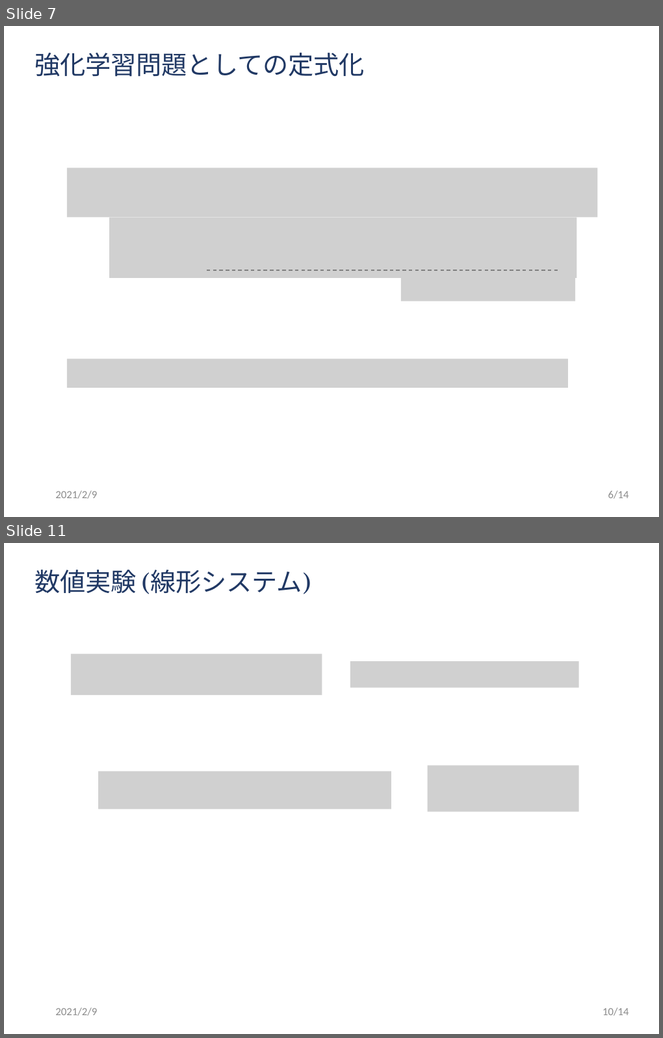
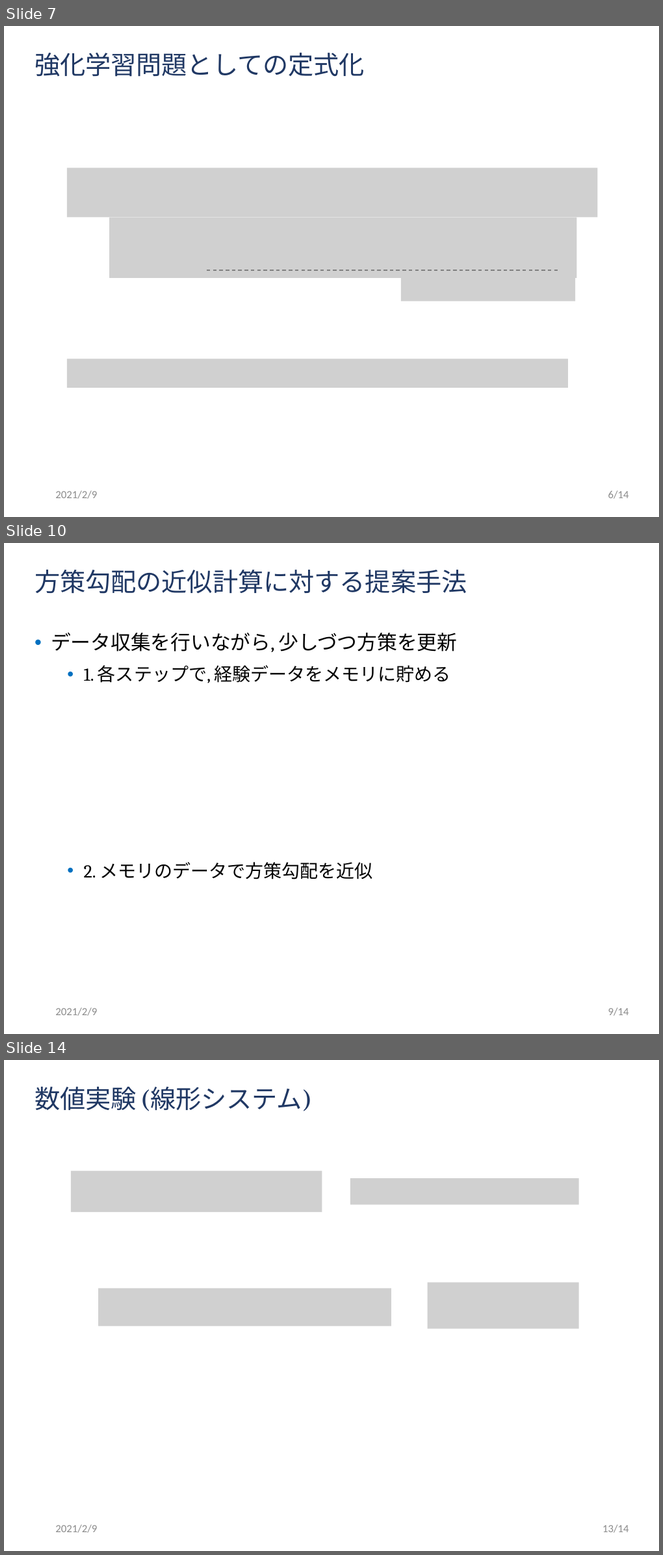
Before and after one commit to ibuki1024/thesis, a slide deck: slide/master.pptx. Shown one above the other, each under a label of ours: slides 7 and 11 before the commit, slides 7, 10 and 14 after it; the slides between them are not shown. The pictures are 663x1038 and 663x1555 pixels, drawn with LibreOffice and Linux fonts; fonts in the diff are those of the drawing; grey boxes stand for pictures; background and template pictures are left out. Boxes give left, top, right and bottom in pixels: in the first picture for what was removed or moved away, otherwise in the second. Text is boxed around its words. In the diff, an @@ line names an element or a change of style, - is before the commit and + after.

```diff
--- a/slide/master.pptx
+++ b/slide/master.pptx
@@ slide 10 added at (x1=4, y1=543, x2=659, y2=1034), background #FFFFFF @@
@@ title added at (x1=35, y1=570, x2=467, y2=594), 28 pt, text #203864 @@
+方策勾配の近似計算に対する提案手法
@@ text added at (x1=51, y1=633, x2=458, y2=880), 20 pt, text #000000 @@
+• データ収集を行いながら, 少しづつ方策を更新
+  • 1. 各ステップで, 経験データをメモリに貯める
+  • 2. メモリのデータで方策勾配を近似
@@ text added at (x1=55, y1=1008, x2=97, y2=1016), 12 pt, text #8C8C8C @@
+2021/2/9
@@ page number added at (x1=608, y1=1008, x2=629, y2=1016), 12 pt, text #8C8C8C @@
+9/14
@@ what was slide 11 is now slide 14 @@
@@ page number at (x1=603, y1=1525, x2=629, y2=1533): text changed @@
-10/14
+13/14
```
Also in this commit, not shown: 6 slides changed, 3 other slides added, 1 slide removed, 4 other files.
